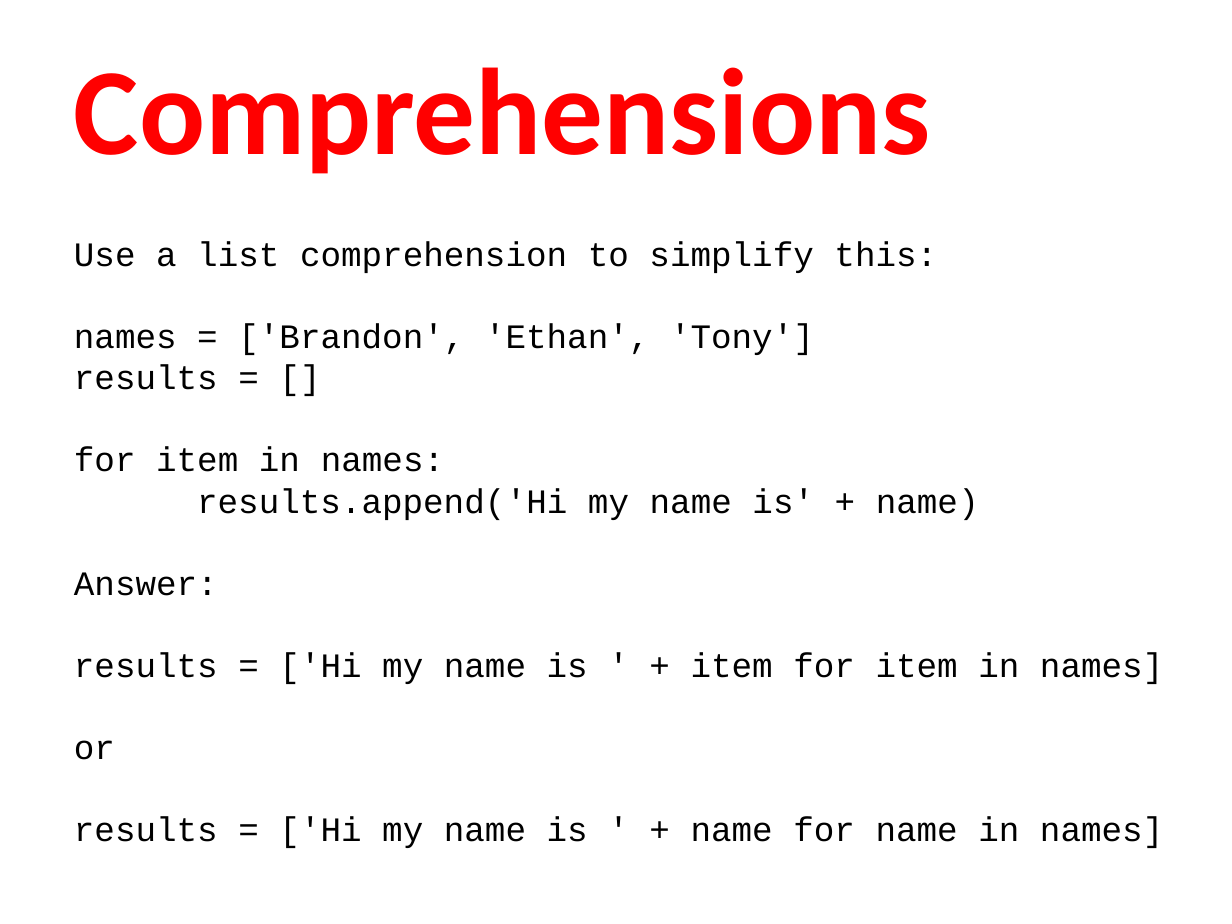
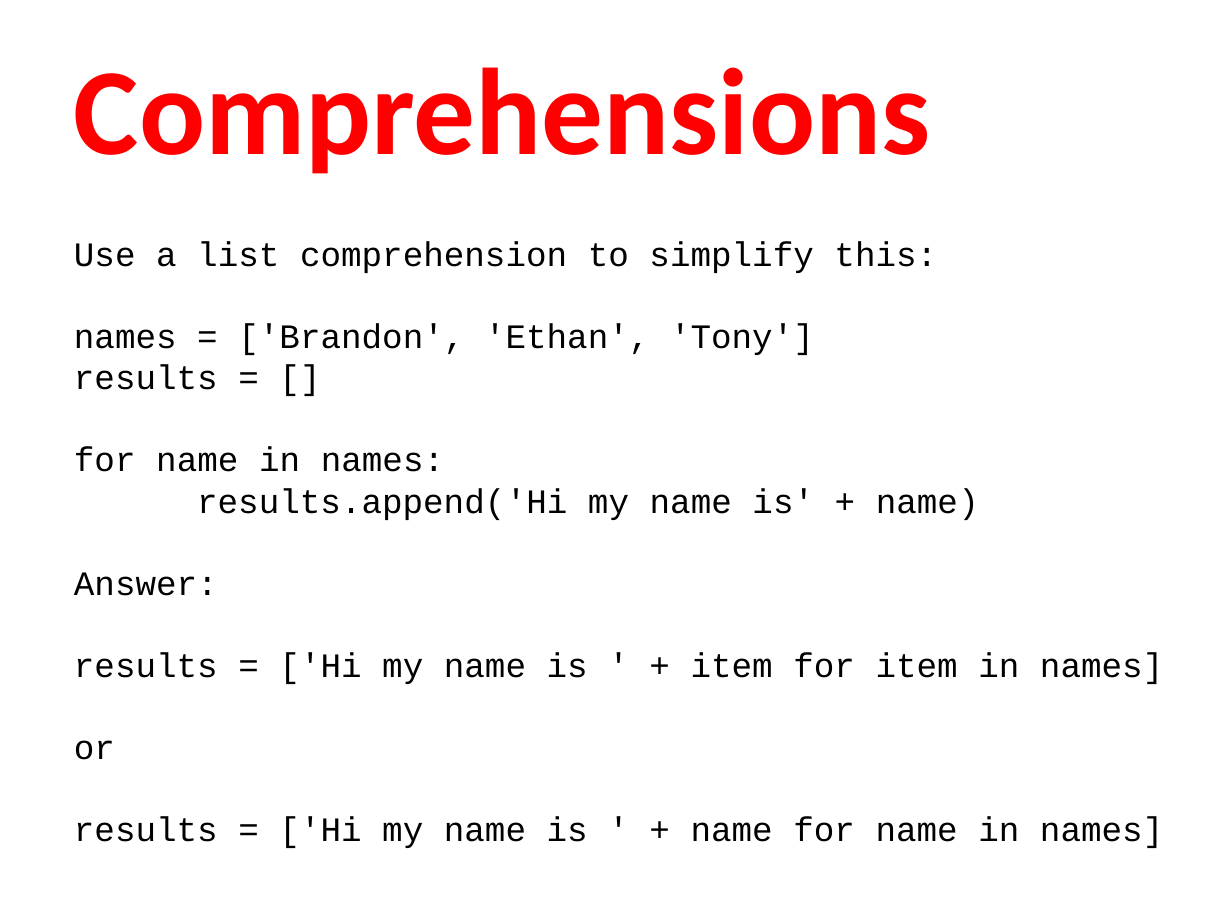
Before and after one commit to humanitiesprogramming/slides, a slide deck: slide 15 of 2018/python/Python Programming Concepts II.pptx (slide 13 before the commit). Drawn at 1232x924 pixels with LibreOffice and Linux fonts; fonts in the diff are those of the drawing. Boxes give left, top, right and bottom in pixels: in the first picture for what was removed or moved away, otherwise in the second. Text is boxed around its words. In the diff, an @@ line names an element or a change of style, - is before the commit and + after.

```diff
--- a/2018/python/Python Programming Concepts II.pptx
+++ b/2018/python/Python Programming Concepts II.pptx
@@ text at (74, 446, 444, 472): text changed @@
-for item in names:
+for name in names:
```
Also in this commit, not shown: 1 other slide changed, 2 slides added, 1 other file.
